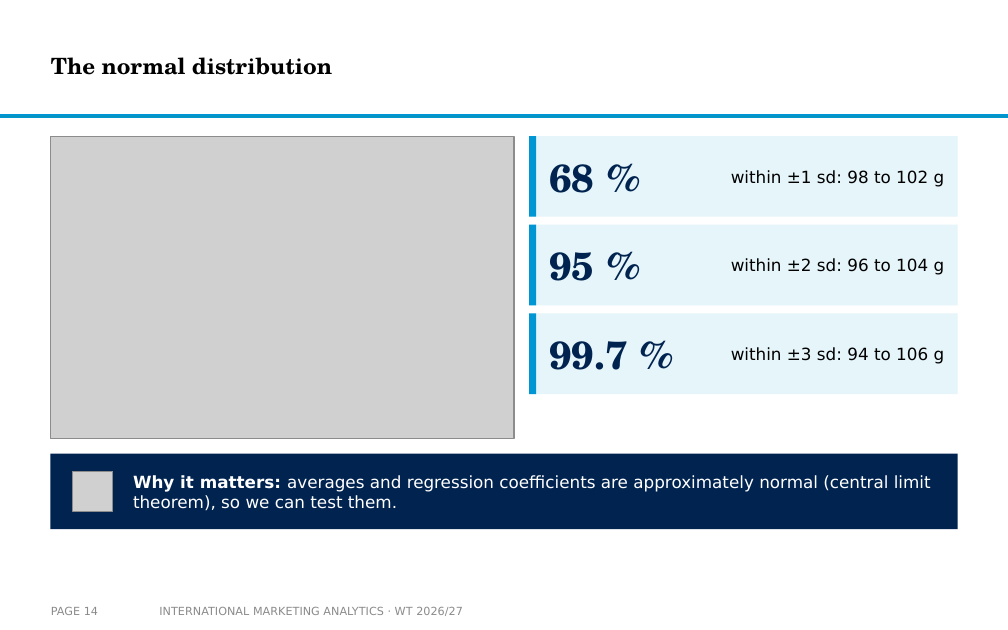
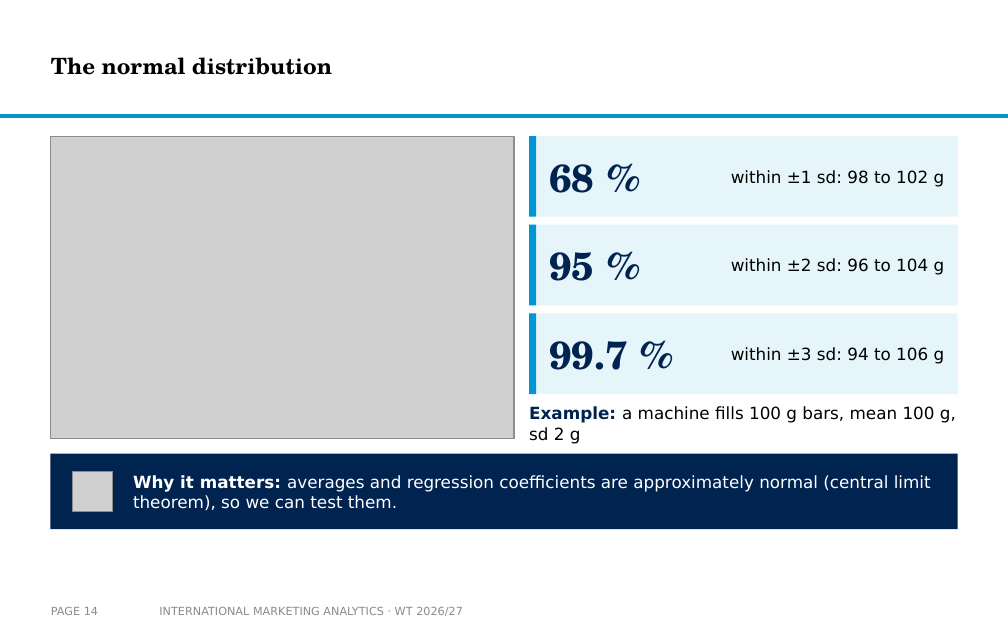
Before and after one commit to arnefloh-wu/international-marketing-analytics-teaching, a slide deck: slide 14 of slides/01b_statistics-and-regression_WT26-27.pptx. Drawn at 1008x630 pixels with LibreOffice and Linux fonts; fonts in the diff are those of the drawing; grey boxes stand for pictures; background and template pictures are left out. Boxes give left, top, right and bottom in pixels: in the first picture for what was removed or moved away, otherwise in the second. Text is boxed around its words. In the diff, an @@ line names an element or a change of style, - is before the commit and + after.

```diff
--- a/slides/01b_statistics-and-regression_WT26-27.pptx
+++ b/slides/01b_statistics-and-regression_WT26-27.pptx
@@ text added at box(529, 406, 956, 444), 12 pt, text #000000 @@
+Example: a machine fills 100 g bars, mean 100 g, sd 2 g
```
Also in this commit, not shown: 4 other slides changed, 3 other files.
